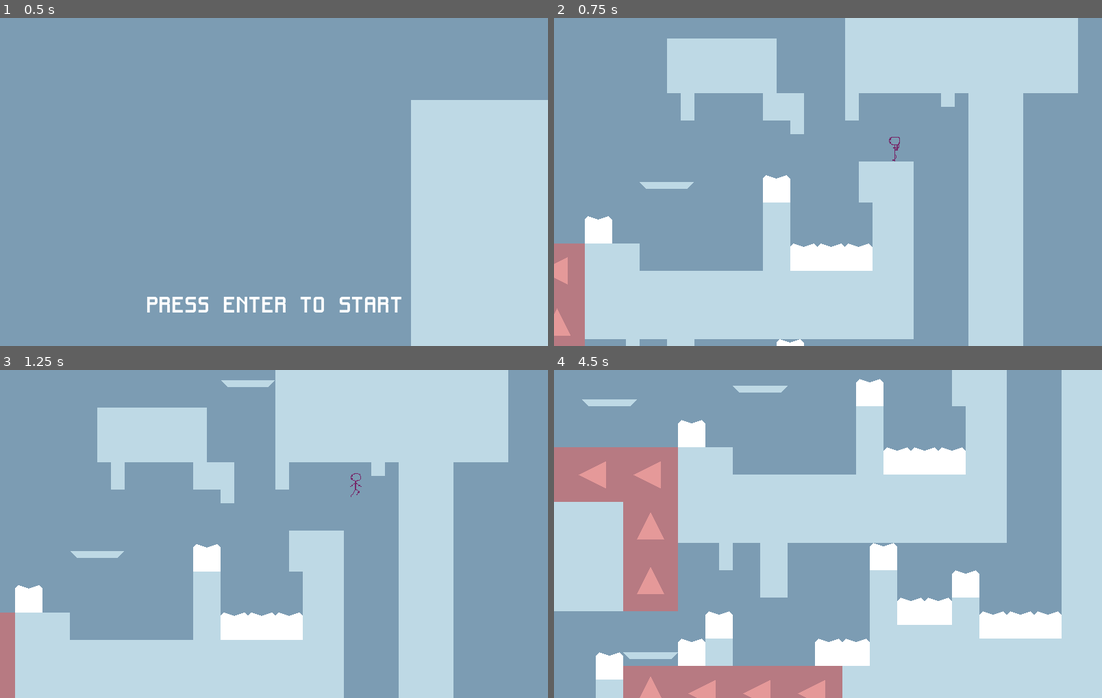
Above: before the commit, frames 1-4 (two rows, left to right).
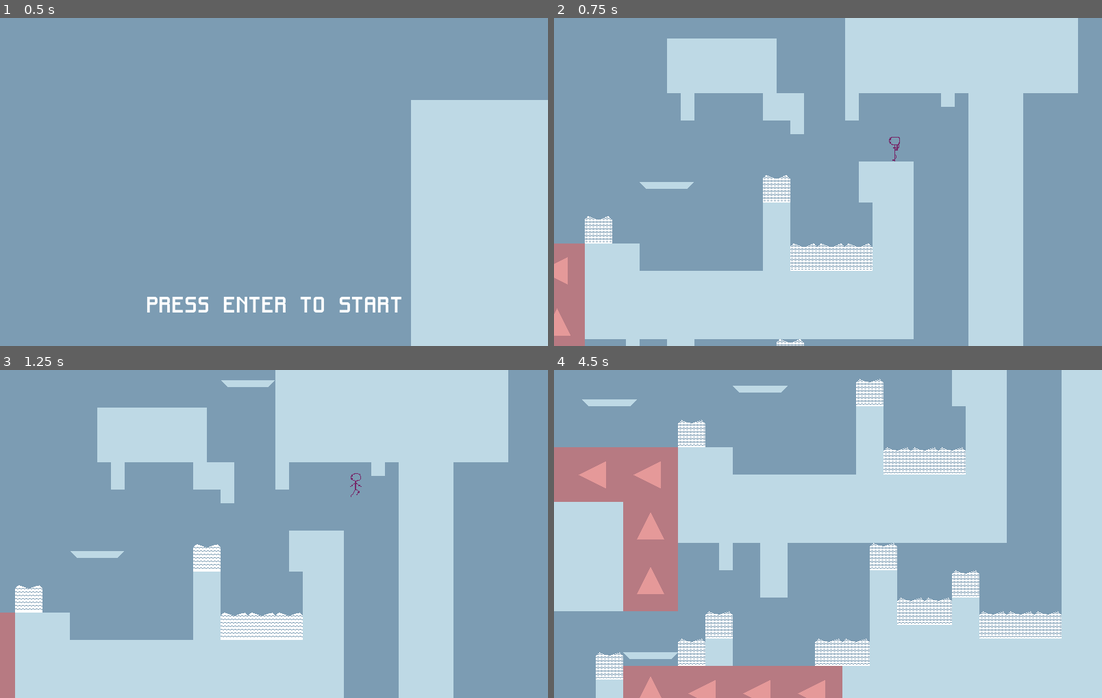
Above: after the commit, the same moments.

Repository: Tab-e-n/heaven-fall
Game: Godot game, scene res://Levels/slip.tscn
The game is run twice, just before and just after one commit, with the same random seed, the same clock (stepped at 60 frames per second) and the same inputs. This scene is started directly instead of the project's main scene.
Inputs:
- Up to frame 1 (0.5 s): no input
- Up to frame 2 (0.75 s): tap Enter (reset) at 0.5 s; hold Right (right) from 0.53 s (still down); tap Backspace (snap_camera) at 0.6 s
- Up to frame 3 (1.25 s): keep holding Right (right); tap Space (jump) at 0.77 s
- Up to frame 4 (4.5 s): tap Ctrl (sprint) at 1.35, 2.85, 4.35 s; tap Space (jump) at 1.52, 3.02, 3.77 s; release Right (right) at 2.03 s; hold Left (left) 2.03-2.78 s; tap Backspace (snap_camera) at 2.1, 3.6 s; hold Right (right) 2.78-4.28 s; tap Enter (reset) at 4.25 s; hold Left (left) from 4.28 s (still down)

Frame 1 is identical in both runs. In frame 2, 0.6% of the frame differs, in the area x 5-59%, y 48-100%; in frame 3, 0.4%; in frame 4, 2.0%, in the area x 7-93%, y 2-94%.

Commit message:
I made the snow look worse heheheha + You can exit level now

Diff:
--- a/Levels/slip.tscn
+++ b/Levels/slip.tscn
@@ -325,8 +325,8 @@
 scale = Vector2(0.75, 0.125)
 
 [node name="Ground64" parent="ground" instance=ExtResource("4_jbnkd")]
-position = Vector2(2592, 1648)
-scale = Vector2(0.75, 0.125)
+position = Vector2(2528, 1648)
+scale = Vector2(1.25, 0.125)
 
 [node name="Ground37" parent="ground" instance=ExtResource("4_jbnkd")]
 position = Vector2(3536, 544)
@@ -385,8 +385,8 @@
 scale = Vector2(0.5, 4)
 
 [node name="Ground47" parent="ground" instance=ExtResource("4_jbnkd")]
-position = Vector2(2432, 1376)
-scale = Vector2(0.5, 3)
+position = Vector2(2432, 1280)
+scale = Vector2(0.5, 2.25)
 
 [node name="Ground36" parent="ground" instance=ExtResource("4_jbnkd")]
 position = Vector2(3200, 752)
@@ -401,8 +401,8 @@
 scale = Vector2(2.25, 0.625)
 
 [node name="Ground60" parent="ground" instance=ExtResource("4_jbnkd")]
-position = Vector2(3072, 2048)
-scale = Vector2(4.5, 3)
+position = Vector2(3008, 2048)
+scale = Vector2(5, 3)
 
 [node name="Ground72" parent="ground" instance=ExtResource("4_jbnkd")]
 position = Vector2(4224, 2192)
@@ -733,6 +733,12 @@
 
 [node name="Snow23" parent="interactables" instance=ExtResource("9_8wden")]
 position = Vector2(2528, 1600)
+
+[node name="Snow44" parent="interactables" instance=ExtResource("9_8wden")]
+position = Vector2(2464, 1600)
+
+[node name="Snow45" parent="interactables" instance=ExtResource("9_8wden")]
+position = Vector2(2400, 1600)
 
 [node name="Snow19" parent="interactables" instance=ExtResource("9_8wden")]
 position = Vector2(3552, 1024)
--- a/Objects/player.tscn
+++ b/Objects/player.tscn
@@ -225,36 +225,36 @@
 tracks/1/imported = false
 tracks/1/enabled = true
 tracks/1/path = NodePath(".:position")
-tracks/1/interp = 1
-tracks/1/loop_wrap = true
-tracks/1/keys = {
-"times": PackedFloat32Array(0),
-"transitions": PackedFloat32Array(1),
-"update": 1,
+tracks/1/interp = 0
+tracks/1/loop_wrap = true
+tracks/1/keys = {
+"times": PackedFloat32Array(0),
+"transitions": PackedFloat32Array(1),
+"update": 0,
 "values": [Vector2(0, -32)]
 }
 tracks/2/type = "value"
 tracks/2/imported = false
 tracks/2/enabled = true
 tracks/2/path = NodePath(".:scale")
-tracks/2/interp = 1
+tracks/2/interp = 0
 tracks/2/loop_wrap = true
 tracks/2/keys = {
 "times": PackedFloat32Array(0),
 "transitions": PackedFloat32Array(1),
-"update": 1,
+"update": 0,
 "values": [Vector2(2, 2)]
 }
 tracks/3/type = "value"
 tracks/3/imported = false
 tracks/3/enabled = true
 tracks/3/path = NodePath(".:rotation")
-tracks/3/interp = 1
+tracks/3/interp = 0
 tracks/3/loop_wrap = true
 tracks/3/keys = {
 "times": PackedFloat32Array(0),
 "transitions": PackedFloat32Array(1),
-"update": 1,
+"update": 0,
 "values": [0.0]
 }
 
@@ -386,7 +386,7 @@
 tracks/1/keys = {
 "times": PackedFloat32Array(0),
 "transitions": PackedFloat32Array(1),
-"update": 0,
+"update": 1,
 "values": [Vector2(0, -16)]
 }
 
@@ -415,7 +415,7 @@
 tracks/1/keys = {
 "times": PackedFloat32Array(0),
 "transitions": PackedFloat32Array(1),
-"update": 0,
+"update": 1,
 "values": [Vector2(0, -16)]
 }
 
@@ -472,7 +472,7 @@
 tracks/1/keys = {
 "times": PackedFloat32Array(0, 0.05, 0.1),
 "transitions": PackedFloat32Array(1, 1, 1),
-"update": 0,
+"update": 1,
 "values": [Vector2(0, -32), Vector2(0, -16), Vector2(0, -16)]
 }
 
@@ -497,10 +497,10 @@
 tracks/1/interp = 2
 tracks/1/loop_wrap = true
 tracks/1/keys = {
-"times": PackedFloat32Array(0, 0.1, 0.2, 0.3, 0.4, 0.5, 0.6, 0.9, 1),
-"transitions": PackedFloat32Array(1, 1, 1, 1, 1, 1, 1, 1, 1),
-"update": 0,
-"values": [Vector2(2, 2), Vector2(5, 1.5), Vector2(4, 1.5), Vector2(1, 3), Vector2(1, 3), Vector2(3, 1e-05), Vector2(3, 1e-05), Vector2(3, 1e-05), Vector2(3, 1e-05)]
+"times": PackedFloat32Array(0, 0.1, 0.2, 0.3, 0.4, 0.5, 0.6),
+"transitions": PackedFloat32Array(1, 1, 1, 1, 1, 1, 1),
+"update": 1,
+"values": [Vector2(2, 2), Vector2(5, 1), Vector2(4, 1.5), Vector2(1, 3), Vector2(1, 1.5), Vector2(3, 0.25), Vector2(4.5, 0)]
 }
 tracks/2/type = "method"
 tracks/2/imported = false
--- a/Objects/snow.tscn
+++ b/Objects/snow.tscn
@@ -1,6 +1,7 @@
-[gd_scene load_steps=4 format=3 uid="uid://ds2cybquc26co"]
+[gd_scene load_steps=5 format=3 uid="uid://ds2cybquc26co"]
 
 [ext_resource type="Script" path="res://Scripts/snow.gd" id="1_nsf77"]
+[ext_resource type="Texture2D" uid="uid://dba7fwevf2l7l" path="res://Sprites/Snow.png" id="2_m2l1l"]
 
 [sub_resource type="RectangleShape2D" id="RectangleShape2D_pvngl"]
 size = Vector2(64, 64)
@@ -15,6 +16,8 @@
 shape = SubResource("RectangleShape2D_pvngl")
 
 [node name="visual" type="Polygon2D" parent="."]
+texture_repeat = 2
+texture = ExtResource("2_m2l1l")
 polygon = PackedVector2Array(-32, -24, -24, -32, 0, -24, 24, -32, 32, -24, 32, 32, -32, 32)
 
 [node name="ground" type="StaticBody2D" parent="."]
@@ -23,6 +26,9 @@
 [node name="coll" type="CollisionPolygon2D" parent="ground"]
 polygon = PackedVector2Array(-28, 0, -32, 4, 32, 4, 28, 0)
 one_way_collision = true
+
+[node name="Polygon2D" type="Polygon2D" parent="ground"]
+polygon = PackedVector2Array(-32, 4, -32, 0, 32, 0, 32, 4)
 
 [node name="slowdown" type="Area2D" parent="."]
 
--- a/Scripts/Global.gd
+++ b/Scripts/Global.gd
@@ -44,9 +44,12 @@
 		return
 	if Input.is_action_just_pressed("exit"):
 		#print("exitting")
-		save_game()
-		quit = true
-		return
+		if current_scene == DEFAULT_SCENE:
+			save_game()
+			quit = true
+			return
+		else:
+			change_scene(DEFAULT_SCENE)
 
 	#print(save_player)
 
@@ -148,12 +151,14 @@
 	if f < 0:
 		s_sign = "-"
 	f = abs(f)
+	@warning_ignore("integer_division")
 	var minutes : int = int(f) / 60
 	var mod_minutes : float = (f - (minutes * 60))
 	var seconds : int = int(mod_minutes)
 	var miliseconds : float = mod_minutes - float(seconds)
 
 	var s_minutes = String.num(minutes)
+	@warning_ignore("integer_division")
 	var s_seconds = String.num(int(seconds) / 10) + String.num(int(seconds) % 10)
 	var s_miliseconds = String.num(int(miliseconds * 1000))
 
Binary file added: Sprites/Snow.png
Not shown, added: Sprites/Snow.png.import
